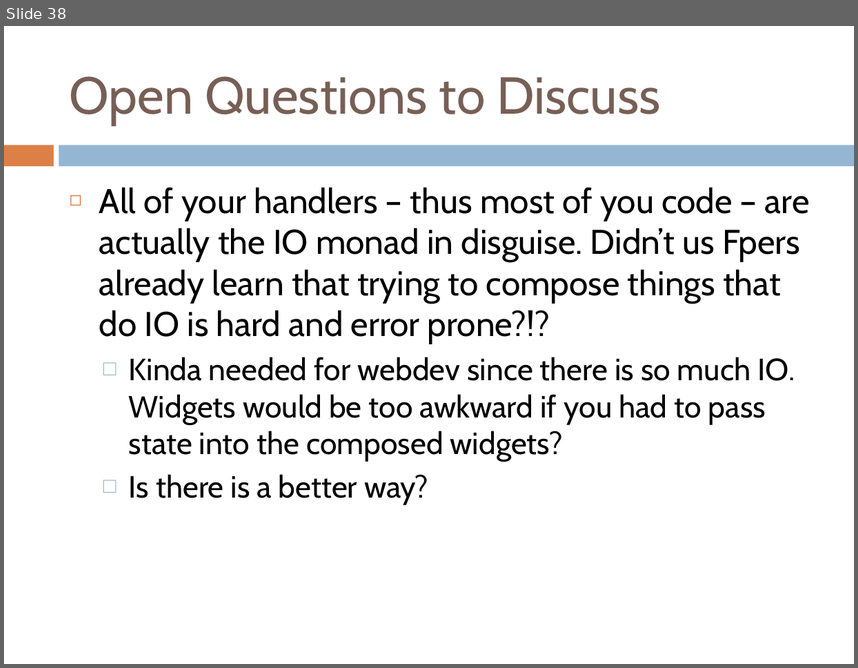
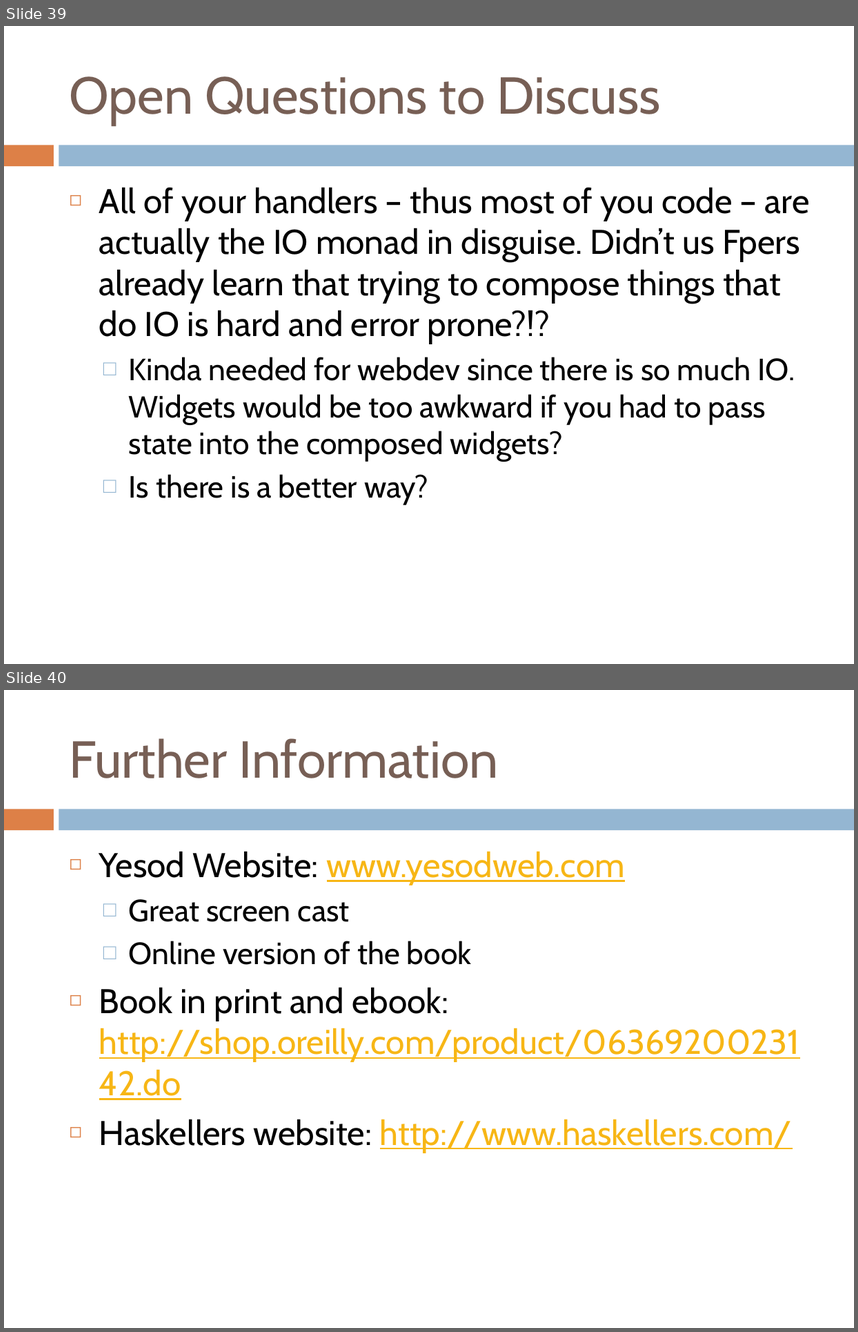
Before and after one commit to benkolera/talk-yesod, a slide deck: TypeSafeWebDevWithYesodAndHaskell.pptx. Shown one above the other, each under a label of ours: slide 38 before the commit, slides 39 and 40 after it. The pictures are 858x668 and 858x1332 pixels, drawn with LibreOffice and Linux fonts; fonts in the diff are those of the drawing. Boxes give left, top, right and bottom in pixels: in the first picture for what was removed or moved away, otherwise in the second. Text is boxed around its words. In the diff, an @@ line names an element or a change of style, - is before the commit and + after.

```diff
--- a/TypeSafeWebDevWithYesodAndHaskell.pptx
+++ b/TypeSafeWebDevWithYesodAndHaskell.pptx
@@ slide 40 added at bbox=[4, 690, 854, 1328], background #FFFFFF; not listed: 2 template elements that a slide beside it also shows @@
@@ title added at bbox=[70, 738, 499, 778], 44 pt, text #775F55 @@
+Further Information
@@ text added at bbox=[99, 851, 800, 1152], 29 pt, text #F7B615, underline @@
+◻ Yesod Website: www.yesodweb.com
+  □ Great screen cast
+  □ Online version of the book
+◻ Book in print and ebook: http://shop.oreilly.com/product/0636920023142.do
+◻ Haskellers website: http://www.haskellers.com/
@@ what was slide 38 is now slide 39 @@
```
Also in this commit, not shown: 1 other slide added.
